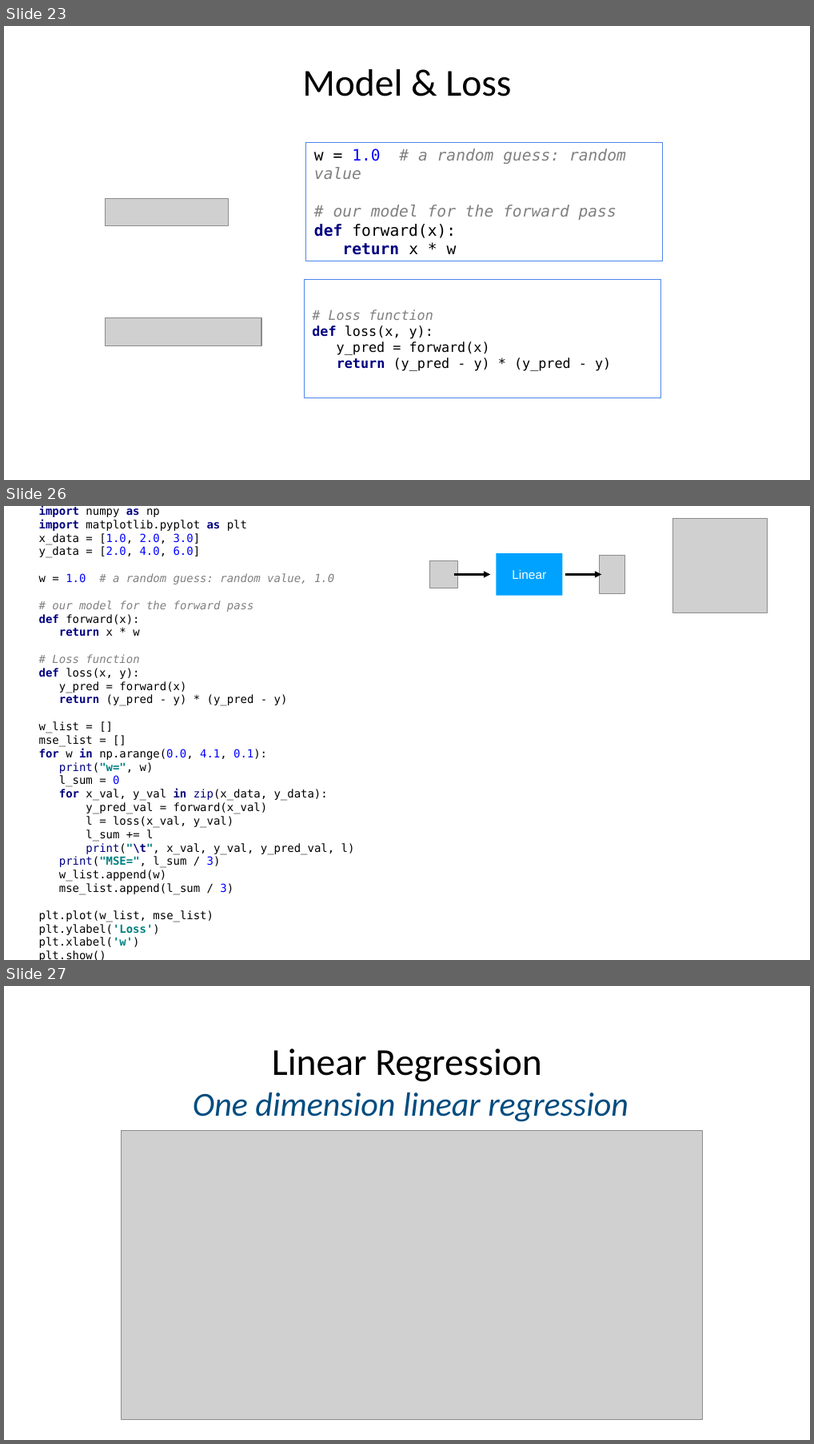
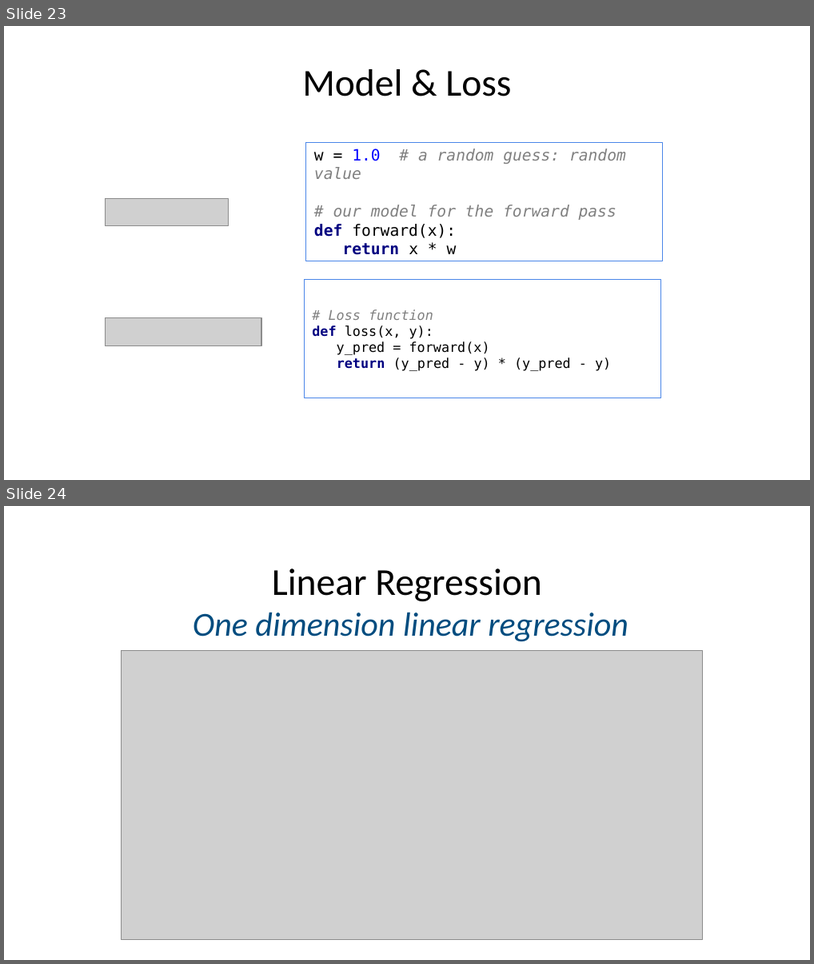
Before and after one commit to joshhu/hackthon_cht, a slide deck: 03 - Linear Model and gradient descent.pptx. Shown one above the other, each under a label of ours: slides 23, 26 and 27 before the commit, slides 23 and 24 after it; the slides between them are not shown. The pictures are 814x1444 and 814x964 pixels, drawn with LibreOffice and Linux fonts; fonts in the diff are those of the drawing; grey boxes stand for pictures. Boxes give left, top, right and bottom in pixels: in the first picture for what was removed or moved away, otherwise in the second. Text is boxed around its words. In the diff, an @@ line names an element or a change of style, - is before the commit and + after.

```diff
--- a/03 - Linear Model and gradient descent.pptx
+++ b/03 - Linear Model and gradient descent.pptx
@@ slide 26 removed at <box>4,506,810,960</box>, background #FFFFFF @@
@@ text removed at <box>39,506,355,960</box> @@
-import numpy as np
-import matplotlib.pyplot as plt
-x_data = [1.0, 2.0, 3.0]
-y_data = [2.0, 4.0, 6.0]
-w = 1.0 # a random guess: random value, 1.0
-# our model for the forward pass
-def forward(x):
-return x * w
-# Loss function
-def loss(x, y):
-y_pred = forward(x)
-return (y_pred - y) * (y_pred - y)
-w_list = []
-mse_list = []
-for w in np.arange(0.0, 4.1, 0.1):
-print("w=", w)
-l_sum = 0
-for x_val, y_val in zip(x_data, y_data):
-y_pred_val = forward(x_val)
-l = loss(x_val, y_val)
-l_sum += l
-print("\t", x_val, y_val, y_pred_val, l)
-print("MSE=", l_sum / 3)
-w_list.append(w)
-mse_list.append(l_sum / 3)
-plt.plot(w_list, mse_list)
-plt.ylabel('Loss')
-plt.xlabel('w')
-plt.show()
@@ picture removed at <box>674,519,768,613</box> @@
@@ group removed at <box>430,553,626,596</box>: 2 pictures, 2 arrows, 1 rectangle @@
-Linear
@@ what was slide 27 is now slide 24 @@
```
Also in this commit, not shown: 1 slide changed, 8 other slides removed, 5 other files.
